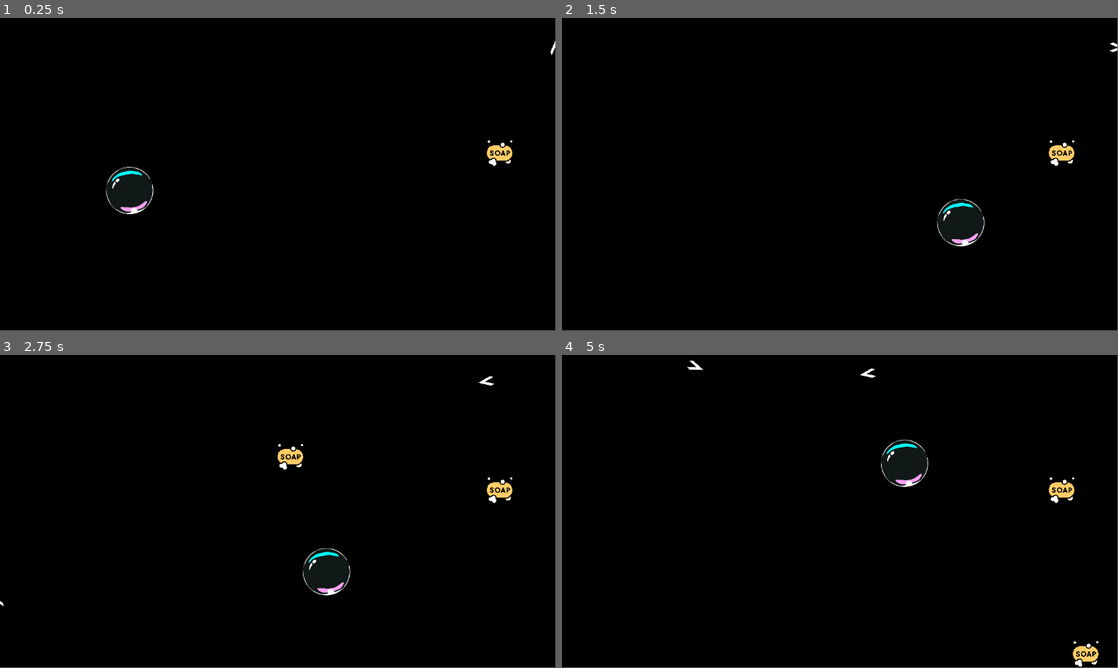
Above: before the commit, frames 1-4 (two rows, left to right).
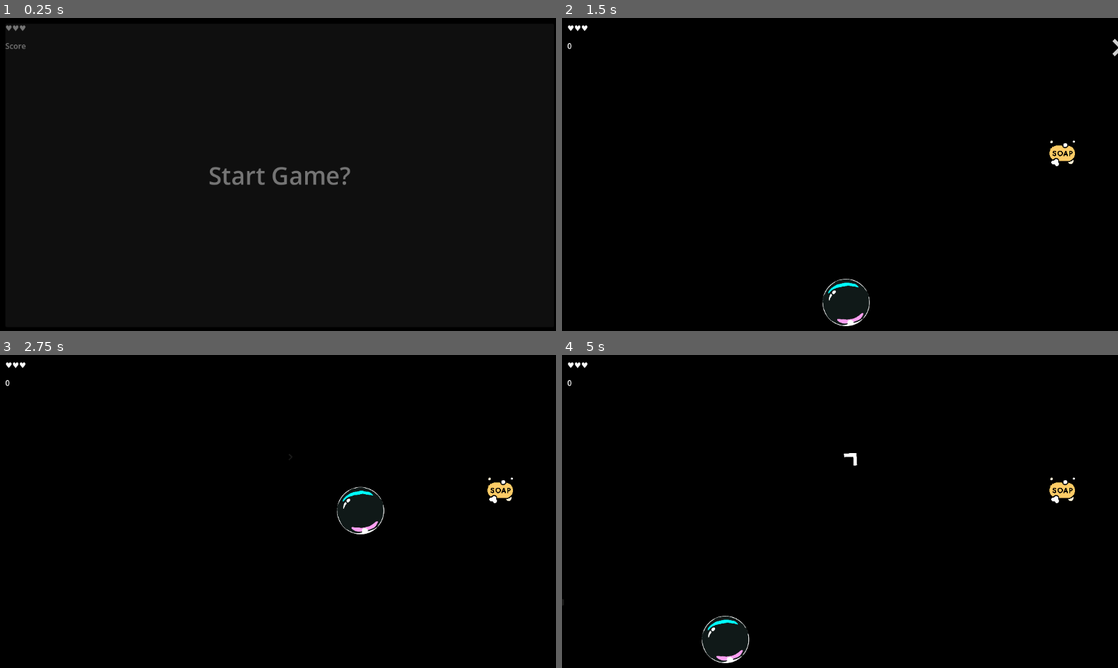
Above: after the commit, the same moments.

Repository: kickflip-games/ggj25
Game: Godot game, scene res://main.tscn
Same seed, same stepped clock (60 frames per second), same inputs: the game is played once before the commit and once after it.
Inputs (mouse positions are in pixels of both pictures, inside the frame that each line leads up to):
- Up to frame 1 (0.25 s): no input
- Up to frame 2 (1.5 s): click (840, 174) at 0.52 s; tap Enter at 1.25 s; move the mouse to (962, 158) at 1.27 s; tap Space at 1.35 s; click (962, 158) at 1.42 s
- Up to frame 3 (2.75 s): tap Space at 1.52, 1.82, 2.1, 2.27, 2.57 s; move the mouse to (166, 527) at 2.02 s; click (166, 527) at 2.17 s
- Up to frame 4 (5 s): move the mouse to (895, 442) at 2.77 s; tap Space at 2.85, 3.6, 3.77, 4.07, 4.35, 4.52, 4.82 s; click (895, 442) at 2.92 s; move the mouse to (812, 574) at 3.52 s; click (812, 574) at 3.67 s; move the mouse to (1006, 558) at 4.27 s; click (1006, 558) at 4.42 s
In our replay, the window is 799x449 before the commit and 800x450 after it. These sizes can differ from the game's own. Grey fills any space a smaller window leaves; there, only what the larger window draws over its background counts as a difference.

The runs differ from the first frame. In frame 1, 1.2% of the frame differs, in the area x 1-100%, y 2-63%; in frame 2, 2.2%; in frame 3, 2.5%; in frame 4, 2.6%, in the area x 0-97%, y 1-100%.

Commit message:
add hud

Diff:
--- /dev/null
+++ b/Entities/Enemy/bouncy.tres
@@ -0,0 +1,5 @@
+[gd_resource type="PhysicsMaterial" format=3 uid="uid://dtmwo31sg5cv6"]
+
+[resource]
+friction = 0.0
+bounce = 1.0
--- a/Entities/Enemy/enemy.gd
+++ b/Entities/Enemy/enemy.gd
@@ -1,4 +1,6 @@
+class_name Enemy
 extends RigidBody2D
+
 
 enum EnemyType{
 	STATIC,
@@ -8,26 +10,67 @@
 
 @onready var sprite = $Sprite2D
 @onready var hurt_area = $HurtArea
-@export var enemy_type:EnemyType = EnemyType.STATIC
+@export var enemy_type:EnemyType = EnemyType.BOUNCER
+@export var speed = 250
+@export var spawn_time=0.5
+@export var timeout_time = 10
 
 var has_started_moving:bool = false
+var _init_sprite_scale:Vector2
+var _is_dead:bool = false
 
 
 func _ready():
-	hurt_area.collision_occured.connect(die)
+	$CollisionShape2D.disabled = true
+	sleeping = true
+	_init_sprite_scale=sprite.scale
+	linear_damp = 0
+	angular_damp = 0
 
+
+	begin_spawn()
+
+
+
+
+func begin_spawn():
+	# Fade in effect
+	print("Spawn enemy")
+	sprite.scale = Vector2.ONE * 0.01
+	sprite.modulate.a = 0.1
+	var tween = create_tween().parallel()
+	tween.tween_property(sprite, "scale", _init_sprite_scale, spawn_time)
+	tween.tween_property(sprite, "modulate:a", 1, spawn_time)
+	tween.finished.connect(
+		func():
+				print("Enable ennemy colliders")
+				hurt_area.collision_occured.connect(die)
+				hurt_area.enabled = true
+				$CollisionShape2D.disabled = false
+				sleeping = false
+				custom_start_based_on_type()
+				$TimeoutTimer.start(timeout_time)
+	)
+
+
+func custom_start_based_on_type():
 	match enemy_type:
 		EnemyType.ARROW:
-			rotate_and_shoot_in_random_direction()
+			init_arrow_enemy()
 		EnemyType.BOUNCER:
-			# bounces either up and down, or left and right
-			# randomly assigned direction
-			pass
+			init_bouncer_enemy()
 		EnemyType.STATIC:
 			pass
 
 
-func rotate_and_shoot_in_random_direction():
+var direction:
+	get:
+		return Vector2(cos(rotation), sin(rotation)).normalized()
+
+
+func init_arrow_enemy():
+	# rotate_and_shoot_in_random_direction
+
 	# set a random rotation for transform
 	rotation = randf_range(0, 2 * PI)
 	var tween = create_tween()
@@ -39,22 +82,43 @@
 		func():
 			has_started_moving= true
 			angular_velocity = 0
-			var direction = Vector2(cos(rotation), sin(rotation)).normalized()
-			linear_velocity = direction * 200  # Adjust speed as desired
+			linear_velocity = direction * speed  # Adjust speed as desired
 	)
 
 
-func die():
-	print_debug("DIE")
-	hurt_area.queue_free()
-	linear_velocity=Vector2.ZERO
+func init_bouncer_enemy():
+	# point_and_start_bouncing
+	var tween = create_flash_tween()
+	tween.finished.connect(
+		func():
+			rotation = [0, PI / 2, PI, 3 * PI / 2][randi() % 4]
+			linear_velocity = direction * speed
+	)
+
+
+func create_flash_tween():
 	var tween = create_tween()
 		# Flash the sprite 3 times
 	for i in range(3):
 		# Fade out
 		tween.tween_property(sprite, "modulate:a", 0.2, 0.1)
 		tween.tween_property(sprite, "modulate:a", 1.0, 0.1)
+	return tween
 
+
+func die():
+
+	if _is_dead:
+		return
+
+	print_debug("DIE")
+	_is_dead = true
+	hurt_area.enabled = false
+	$CollisionShape2D.set_deferred("disabled",  true)
+
+	linear_velocity=Vector2.ZERO
+
+	var tween = create_flash_tween()
 	# After flashing, fade away
 	tween.tween_property(sprite, "modulate:a", 0.0, 0.5)
 
@@ -64,3 +128,14 @@
 
 	# Connect to the tween's finished signal to queue_free
 	tween.finished.connect(queue_free)
+
+
+func _on_body_entered(body):
+	if body is StaticBody2D:  # Use groups to identify walls
+		print("Collided with a wall")
+		if enemy_type == EnemyType.ARROW:
+			die()
+
+
+func _on_timeout_timer_timeout():
+	die()
--- a/Entities/Enemy/enemy.tscn
+++ b/Entities/Enemy/enemy.tscn
@@ -1,18 +1,21 @@
-[gd_scene load_steps=5 format=3 uid="uid://dqqaa3k8s5jx7"]
+[gd_scene load_steps=6 format=3 uid="uid://dqqaa3k8s5jx7"]
 
 [ext_resource type="Script" path="res://Entities/Enemy/enemy.gd" id="1_86qvl"]
-[ext_resource type="PackedScene" uid="uid://lq3iq80fj87f" path="res://Entities/Enemy/HurtArea.tscn" id="2_2ch2y"]
-[ext_resource type="Texture2D" uid="uid://botn2ausfdphf" path="res://Art/arrow_head.png" id="3_gcwpg"]
+[ext_resource type="PhysicsMaterial" uid="uid://dtmwo31sg5cv6" path="res://Entities/Enemy/bouncy.tres" id="1_ovdki"]
+[ext_resource type="PackedScene" uid="uid://lq3iq80fj87f" path="res://Entities/Enemy/hurt_area/HurtArea.tscn" id="2_2ch2y"]
+[ext_resource type="Texture2D" uid="uid://ngfk18cd58br" path="res://Art/square.png" id="3_e43mg"]
 
 [sub_resource type="RectangleShape2D" id="RectangleShape2D_lhbef"]
 
-[node name="Enemy" type="RigidBody2D"]
+[node name="Enemy" type="RigidBody2D" groups=["mobs"]]
 collision_layer = 2
-collision_mask = 6
+collision_mask = 4
+physics_material_override = ExtResource("1_ovdki")
 gravity_scale = 0.0
 contact_monitor = true
+max_contacts_reported = 5
 script = ExtResource("1_86qvl")
-enemy_type = 1
+enemy_type = 0
 
 [node name="HurtArea" parent="." instance=ExtResource("2_2ch2y")]
 collision_layer = 2
@@ -20,10 +23,17 @@
 [node name="Sprite2D" type="Sprite2D" parent="."]
 position = Vector2(-9.53674e-07, 0)
 rotation = 1.5708
-scale = Vector2(0.0539084, 0.14)
-texture = ExtResource("3_gcwpg")
+scale = Vector2(0.1, 0.1)
+texture = ExtResource("3_e43mg")
 
 [node name="CollisionShape2D" type="CollisionShape2D" parent="."]
 shape = SubResource("RectangleShape2D_lhbef")
+disabled = true
+
+[node name="TimeoutTimer" type="Timer" parent="."]
+wait_time = 10.0
+one_shot = true
 
 [connection signal="body_entered" from="." to="." method="_on_body_entered"]
+[connection signal="body_shape_entered" from="." to="." method="_on_body_shape_entered"]
+[connection signal="timeout" from="TimeoutTimer" to="." method="_on_timeout_timer_timeout"]
--- a/Entities/Enemy/hurt_area.gd
+++ /dev/null
@@ -1,11 +0,0 @@
-extends Area2D
-
-
-signal collision_occured
-
-func _on_body_entered(body):
-	if body is Player:
-		body.take_damage()
-		collision_occured.emit()
-	if body.is_in_group("WALLS"):
-		collision_occured.emit()
--- a/Entities/Enemy/HurtArea.tscn
+++ b/Entities/Enemy/hurt_area/HurtArea.tscn
@@ -1,6 +1,6 @@
 [gd_scene load_steps=3 format=3 uid="uid://lq3iq80fj87f"]
 
-[ext_resource type="Script" path="res://Entities/Enemy/hurt_area.gd" id="1_avda0"]
+[ext_resource type="Script" path="res://Entities/Enemy/hurt_area/hurt_area.gd" id="1_avda0"]
 
 [sub_resource type="CircleShape2D" id="CircleShape2D_tc471"]
 radius = 21.0238
--- /dev/null
+++ b/Entities/Enemy/hurt_area/hurt_area.gd
@@ -0,0 +1,15 @@
+extends Area2D
+
+
+signal collision_occured
+var enabled:bool = false
+
+
+
+func _on_body_entered(body):
+	if enabled:
+		if body is Player:
+			body.take_damage()
+			collision_occured.emit()
+		if body.is_in_group("WALLS"):
+			collision_occured.emit()
--- /dev/null
+++ b/Entities/Enemy/subtypes/enemy_arrow.tscn
@@ -0,0 +1,10 @@
+[gd_scene load_steps=3 format=3 uid="uid://cj356q6nq7ki5"]
+
+[ext_resource type="PackedScene" uid="uid://dqqaa3k8s5jx7" path="res://Entities/Enemy/enemy.tscn" id="1_4eqq6"]
+[ext_resource type="Texture2D" uid="uid://botn2ausfdphf" path="res://Art/arrow_head.png" id="2_473jq"]
+
+[node name="Enemy" instance=ExtResource("1_4eqq6")]
+enemy_type = 1
+
+[node name="Sprite2D" parent="." index="1"]
+texture = ExtResource("2_473jq")
--- /dev/null
+++ b/Entities/Enemy/subtypes/enemy_bouncer.tscn
@@ -0,0 +1,10 @@
+[gd_scene load_steps=3 format=3 uid="uid://dqjdei2tk5av3"]
+
+[ext_resource type="PackedScene" uid="uid://dqqaa3k8s5jx7" path="res://Entities/Enemy/enemy.tscn" id="1_4bw83"]
+[ext_resource type="Texture2D" uid="uid://cwv3nss2xuysg" path="res://Art/trapezoid.png" id="2_rjmk1"]
+
+[node name="Enemy" instance=ExtResource("1_4bw83")]
+enemy_type = 2
+
+[node name="Sprite2D" parent="." index="1"]
+texture = ExtResource("2_rjmk1")
--- /dev/null
+++ b/Entities/Enemy/wall.tres
@@ -0,0 +1,5 @@
+[gd_resource type="PhysicsMaterial" format=3 uid="uid://cnalljqlqufl3"]
+
+[resource]
+friction = 0.0
+bounce = 1.0
--- a/Entities/Pickup/pipckup.gd
+++ b/Entities/Pickup/pipckup.gd
@@ -1,9 +1,15 @@
+class_name Pickup
 extends Area2D
+
 
 @onready var sprite = $Sprite2D
 
+signal collected
+
 func _on_body_entered(body: Node2D) -> void:
 	if body is Player:
+		collected.emit()
+		$CollisionShape2D.set_deferred("disabled", true)
 		var tween = create_tween().set_parallel(true)
 		tween.tween_property(sprite, "scale", sprite.scale*2, 0.3)
 		tween.tween_property(sprite, "modulate:a", 0,0.3)
--- a/Entities/Pickup/pipckup.tscn
+++ b/Entities/Pickup/pipckup.tscn
@@ -5,7 +5,7 @@
 
 [sub_resource type="CircleShape2D" id="CircleShape2D_gt1bb"]
 
-[node name="Pick-up" type="Area2D"]
+[node name="Pick-up" type="Area2D" groups=["mobs"]]
 script = ExtResource("1_8v3bb")
 
 [node name="CollisionShape2D" type="CollisionShape2D" parent="."]
--- a/Entities/Player/player.gd
+++ b/Entities/Player/player.gd
@@ -1,8 +1,16 @@
 class_name Player
 extends CharacterBody2D
 
+const MAX_HP = 3
+
 @export var SPEED: float = 500.0
 @export var damage_cooldown_time:float = 1
+
+@onready var collision_shape:= $CollisionShape2D
+@onready var sprite:=$Sprite2D
+
+signal player_died
+signal player_taken_damage
 
 var Direction := {
 	0: Vector2(1, 0), # Right
@@ -12,16 +20,31 @@
 	-1: Vector2.ZERO
 }
 var curr_dir: int # Current direction
-
-var hp:int = 3
+var hp:int = MAX_HP
 var _can_take_damage:bool=true
+var _init_sprite_scale:Vector2
 
 
-@onready var collision_shape:= $CollisionShape2D
-@onready var sprite:=$Sprite2D
+
 
 func _ready() -> void:
 	curr_dir = 0
+	hide()
+	_init_sprite_scale = sprite.scale
+
+func start(pos):
+	position = pos
+	collision_shape.disabled = false
+	set_process_input(true)
+	set_physics_process(true)
+	sprite.modulate.a = 1
+	sprite.scale = _init_sprite_scale
+	hp=MAX_HP
+	_can_take_damage=true
+
+	show()
+
+
 
 func _physics_process(delta):
 	velocity = Direction[curr_dir] * SPEED
@@ -32,7 +55,10 @@
 		_environment_change_direction()
 
 func _input(event: InputEvent) -> void:
-	if event is InputEventKey and event.pressed and event.keycode == KEY_SPACE: # TODO: Make this more generic (e.g. key press at start)
+	var key_press = event is InputEventKey   and event.pressed
+	var mouse_press = event is InputEventMouseButton  and event.pressed
+
+	if key_press or mouse_press: # TODO: Make this more generic (e.g. key press at start)
 			_player_change_direction()
 
 # Change direction in looping clockwise orientation
@@ -45,15 +71,16 @@
 
 
 func take_damage():
-	if not _can_take_damage:
-		return
-	hp -= 1
+	if  _can_take_damage:
 
-	if hp <= 0:
-		die()
-	else:
-		var tween = create_flash_tween()
-		tween.finished.connect( func(): _can_take_damage = true)
+		_can_take_damage = false
+		hp -= 1
+		player_taken_damage.emit(hp)
+		if hp <= 0:
+			die()
+		else:
+			var tween = create_flash_tween()
+			tween.finished.connect( func(): _can_take_damage = true)
 
 
 func create_flash_tween():
@@ -70,7 +97,7 @@
 	# Disable player input and collision
 	set_process_input(false)
 	set_physics_process(false)
-	collision_shape.set_deferred("disabled", true)
+	collision_shape.call_deferred("set_disabled", true)
 
 	# Create a new Tween
 	var tween = create_flash_tween()
@@ -81,10 +108,12 @@
 	tween.parallel().tween_property(sprite, "rotation", PI/2, 0.5)
 	tween.parallel().tween_property(sprite, "scale", Vector2.ZERO, 0.5)
 
-	# Connect to the tween's finished signal to queue_free the player
-	tween.finished.connect(func():get_tree().reload_current_scene())
+	tween.finished.connect(
+		func():
+			player_died.emit()
+			hide()
+	)
 
-	# You might want to emit a signal here to inform other parts of your game
-	# emit_signal("player_died")
+
 
 	# restart
--- a/Entities/Player/player.tscn
+++ b/Entities/Player/player.tscn
@@ -6,7 +6,8 @@
 [sub_resource type="CircleShape2D" id="CircleShape2D_gb1tc"]
 
 [node name="Player" type="CharacterBody2D"]
-collision_mask = 7
+collision_mask = 6
+motion_mode = 1
 script = ExtResource("1_gb1tc")
 
 [node name="CollisionShape2D" type="CollisionShape2D" parent="."]
--- a/Entities/Spawner/spawner.gd
+++ b/Entities/Spawner/spawner.gd
@@ -1,7 +1,7 @@
 extends Area2D
 
 @export var pickup_scene: PackedScene
-@export var enemy_scene: PackedScene
+@export var enemy_scenes: Array[PackedScene]
 @export var spawn_interval: float = 2.0
 @export var max_pickups: int = 5
 @export var max_enemies:int = 3
@@ -14,21 +14,35 @@
 # waves can be something like (5 static enemies, 1 second apart), (2 static, 2 arrow enemies, 0 seconds apart)
 # etc...
 
+signal increment_score
+
 
 var _active_pickups: Array[Node2D] = []
 var _active_enemies: Array[Node2D] = []
 
 func _ready() -> void:
+	pickup_timer.timeout.connect(func():_spawn_entity(pickup_scene, _active_pickups, max_pickups))
+	enemy_timer.timeout.connect(func():_spawn_enemy())
 
+
+func start():
 	_spawn_entity(pickup_scene, _active_pickups, max_pickups)
 	pickup_timer.wait_time = spawn_interval
 	pickup_timer.start()
-	pickup_timer.timeout.connect(func():_spawn_entity(pickup_scene, _active_pickups, max_pickups))
 
-	_spawn_entity(enemy_scene, _active_enemies, max_enemies)
+	_spawn_enemy()
 	enemy_timer.wait_time = spawn_interval
 	enemy_timer.start()
-	enemy_timer.timeout.connect(func():_spawn_entity(enemy_scene, _active_enemies, max_enemies))
+
+
+func stop():
+	pickup_timer.stop()
+	enemy_timer.stop()
+
+func _spawn_enemy():
+	var enemy_scene = enemy_scenes[randi()%len(enemy_scenes)]
+	_spawn_entity(enemy_scene, _active_enemies, max_enemies)
+
 
 func _spawn_entity(packed_scene:PackedScene, current_list:Array[Node2D], max_amount:int) -> void:
 	if packed_scene and current_list.size() < max_amount:
@@ -58,7 +72,14 @@
 		current_list.append(_instance)
 		_instance.tree_exiting.connect(_on_instance_removed.bind(_instance, current_list))
 
+		if _instance is Pickup:
+			_instance.collected.connect(_on_pickup_colleceted)
+
 		#print("Pickup spawned! Total: ", _active_pickups.size(), " Position: ", pickup_instance.position)
 
 func _on_instance_removed(instance: Node2D,scene_list:Array[Node2D]) -> void:
 	scene_list.erase(instance)
+
+
+func _on_pickup_colleceted():
+	increment_score.emit()
--- a/Entities/Spawner/spawner.tscn
+++ b/Entities/Spawner/spawner.tscn
@@ -1,8 +1,10 @@
-[gd_scene load_steps=5 format=3 uid="uid://cc81r7ciyn7gv"]
+[gd_scene load_steps=7 format=3 uid="uid://cc81r7ciyn7gv"]
 
 [ext_resource type="Script" path="res://Entities/Spawner/spawner.gd" id="1_ycmp0"]
 [ext_resource type="PackedScene" uid="uid://vadgf0jnph44" path="res://Entities/Pickup/pipckup.tscn" id="2_fgxaw"]
 [ext_resource type="PackedScene" uid="uid://dqqaa3k8s5jx7" path="res://Entities/Enemy/enemy.tscn" id="3_geb5j"]
+[ext_resource type="PackedScene" uid="uid://cj356q6nq7ki5" path="res://Entities/Enemy/subtypes/enemy_arrow.tscn" id="4_7pv1v"]
+[ext_resource type="PackedScene" uid="uid://dqjdei2tk5av3" path="res://Entities/Enemy/subtypes/enemy_bouncer.tscn" id="5_dr4gn"]
 
 [sub_resource type="RectangleShape2D" id="RectangleShape2D_4ocvq"]
 size = Vector2(1166, 660)
@@ -10,7 +12,7 @@
 [node name="Spawner" type="Area2D"]
 script = ExtResource("1_ycmp0")
 pickup_scene = ExtResource("2_fgxaw")
-enemy_scene = ExtResource("3_geb5j")
+enemy_scenes = Array[PackedScene]([ExtResource("3_geb5j"), ExtResource("4_7pv1v"), ExtResource("5_dr4gn")])
 
 [node name="CollisionShape2D" type="CollisionShape2D" parent="."]
 position = Vector2(330.5, 176)
--- /dev/null
+++ b/HUD/HUD.tscn
@@ -0,0 +1,55 @@
+[gd_scene load_steps=3 format=3 uid="uid://7joo32ifr0u8"]
+
+[ext_resource type="Script" path="res://HUD/hud.gd" id="1_h3xh4"]
+[ext_resource type="LabelSettings" uid="uid://cl75yjfkakdb8" path="res://HUD/large_text.tres" id="2_kpn8b"]
+
+[node name="Hud" type="Control"]
+layout_mode = 3
+anchors_preset = 15
+anchor_right = 1.0
+anchor_bottom = 1.0
+grow_horizontal = 2
+grow_vertical = 2
+script = ExtResource("1_h3xh4")
+
+[node name="MarginContainer" type="MarginContainer" parent="."]
+layout_mode = 0
+offset_right = 1157.0
+offset_bottom = 648.0
+theme_override_constants/margin_left = 10
+theme_override_constants/margin_top = 10
+theme_override_constants/margin_right = 10
+theme_override_constants/margin_bottom = 10
+
+[node name="VBoxContainer" type="VBoxContainer" parent="MarginContainer"]
+layout_mode = 2
+size_flags_horizontal = 0
+size_flags_vertical = 0
+
+[node name="HealthLabel" type="Label" parent="MarginContainer/VBoxContainer"]
+custom_minimum_size = Vector2(30, 30)
+layout_mode = 2
+size_flags_horizontal = 0
+size_flags_vertical = 8
+text = "♥♥♥"
+
+[node name="ScoreLabel" type="Label" parent="MarginContainer/VBoxContainer"]
+custom_minimum_size = Vector2(30, 30)
+layout_mode = 2
+size_flags_horizontal = 0
+size_flags_vertical = 0
+text = "Score"
+
+[node name="GameText" type="Label" parent="MarginContainer"]
+layout_mode = 2
+size_flags_horizontal = 4
+text = "Start Game?"
+label_settings = ExtResource("2_kpn8b")
+
+[node name="MarginContainer" type="MarginContainer" parent="MarginContainer"]
+layout_mode = 2
+
+[node name="StartGameButton" type="Button" parent="MarginContainer/MarginContainer"]
+layout_mode = 2
+
+[connection signal="pressed" from="MarginContainer/MarginContainer/StartGameButton" to="." method="_on_start_game_button_pressed"]
--- /dev/null
+++ b/HUD/hud.gd
@@ -0,0 +1,41 @@
+extends Control
+
+@onready var game_text:= $MarginContainer/GameText
+@onready var score_text:= $MarginContainer/VBoxContainer/ScoreLabel
+@onready var health_text:= $MarginContainer/VBoxContainer/HealthLabel
+@onready var start_button:= $MarginContainer/MarginContainer/StartGameButton
+
+const HEART_CHAR = '♥'
+const EMPTY_HEART_CHAR = '♡'
+const MAX_HP = 3
+
+signal start_game
+
+func update_score(score):
+	score_text.text = str(score)
+
+func update_health(health):
+	var hearts_display = HEART_CHAR.repeat(health) + EMPTY_HEART_CHAR.repeat(MAX_HP - health)
+	health_text.text = hearts_display
+
+func show_game_over():
+	_show_message("Game Over")
+	start_button.show()
+
+
+func show_start_game_txt():
+	_show_message("Start game?")
+
+
+func _show_message(text):
+	game_text.text = text
+	game_text.show()
+
+
+func _on_start_game_button_pressed():
+	start_button.hide()
+	game_text.hide()
+	update_health(MAX_HP)
+	update_score(0)
+	print_debug("Start game pressed")
+	start_game.emit()
--- /dev/null
+++ b/HUD/large_text.tres
@@ -0,0 +1,4 @@
+[gd_resource type="LabelSettings" format=3 uid="uid://cl75yjfkakdb8"]
+
+[resource]
+font_size = 50
--- /dev/null
+++ b/main.gd
@@ -0,0 +1,38 @@
+extends Node2D
+
+@onready var player:=$Player
+@onready var spawner:=$Spawner
+@onready var hud:=$Hud
+
+var score = 0
+
+
+
+
+func game_over():
+	hud.show_game_over()
+	spawner.stop()
+
+func new_game():
+	# clear any already present mobs
+	get_tree().call_group("mobs", "queue_free")
+	score = 0
+	player.start($StartPositionMarker.position)
+	spawner.start()
+
+func _on_hud_start_game():
+	new_game()
+
+
+func _on_player_player_died():
+	game_over()
+
+
+func _on_player_player_taken_damage(hp:int):
+	hud.update_health(hp)
+
+
+
+func _on_spawner_increment_score():
+	score += 1
+	hud.update_score(score)
--- a/main.tscn
+++ b/main.tscn
@@ -1,64 +1,88 @@
-[gd_scene load_steps=5 format=3 uid="uid://cwppfyu0kwj2h"]
+[gd_scene load_steps=10 format=3 uid="uid://cwppfyu0kwj2h"]
 
+[ext_resource type="Script" path="res://main.gd" id="1_lsa5w"]
 [ext_resource type="PackedScene" uid="uid://brqlxi1h6j658" path="res://Entities/Player/player.tscn" id="1_uhqqe"]
+[ext_resource type="PhysicsMaterial" uid="uid://cnalljqlqufl3" path="res://Entities/Enemy/wall.tres" id="3_5otxf"]
 [ext_resource type="PackedScene" uid="uid://cc81r7ciyn7gv" path="res://Entities/Spawner/spawner.tscn" id="3_a5gx5"]
+[ext_resource type="PackedScene" uid="uid://7joo32ifr0u8" path="res://HUD/HUD.tscn" id="4_4td82"]
 
-[sub_resource type="RectangleShape2D" id="RectangleShape2D_ia1lp"]
-size = Vector2(1152, 11)
+[sub_resource type="WorldBoundaryShape2D" id="WorldBoundaryShape2D_lcceg"]
 
-[sub_resource type="RectangleShape2D" id="RectangleShape2D_uhqqe"]
-size = Vector2(11.25, 645.906)
+[sub_resource type="WorldBoundaryShape2D" id="WorldBoundaryShape2D_1q758"]
+normal = Vector2(0, 1)
 
-[node name="TestScene" type="Node2D"]
+[sub_resource type="WorldBoundaryShape2D" id="WorldBoundaryShape2D_opjrx"]
+normal = Vector2(-1, 0)
+
+[sub_resource type="WorldBoundaryShape2D" id="WorldBoundaryShape2D_7isrg"]
+normal = Vector2(1, 0)
+
+[node name="Main" type="Node2D"]
+script = ExtResource("1_lsa5w")
+
+[node name="Camera2D" type="Camera2D" parent="."]
+position = Vector2(575, 322)
+
+[node name="StartPositionMarker" type="Node2D" parent="."]
+position = Vector2(571, 321)
 
 [node name="Player" parent="." instance=ExtResource("1_uhqqe")]
 position = Vector2(143, 356)
 
-[node name="GameBounds" type="Node2D" parent="." groups=["WALLS"]]
+[node name="GameBounds" type="Node2D" parent="."]
 position = Vector2(-1, 2)
 
-[node name="StaticBody2D" type="StaticBody2D" parent="GameBounds"]
+[node name="StaticBody2D" type="StaticBody2D" parent="GameBounds" groups=["WALLS"]]
 collision_layer = 4
-collision_mask = 5
+collision_mask = 3
+physics_material_override = ExtResource("3_5otxf")
 
 [node name="CollisionShape2D4" type="CollisionShape2D" parent="GameBounds/StaticBody2D" groups=["WALLS"]]
 position = Vector2(577, 652)
-shape = SubResource("RectangleShape2D_ia1lp")
+shape = SubResource("WorldBoundaryShape2D_lcceg")
 
-[node name="StaticBody2D2" type="StaticBody2D" parent="GameBounds"]
+[node name="StaticBody2D2" type="StaticBody2D" parent="GameBounds" groups=["WALLS"]]
 collision_layer = 4
-collision_mask = 5
+collision_mask = 3
+physics_material_override = ExtResource("3_5otxf")
 
 [node name="CollisionShape2D3" type="CollisionShape2D" parent="GameBounds/StaticBody2D2" groups=["WALLS"]]
 position = Vector2(577, -7.5)
-shape = SubResource("RectangleShape2D_ia1lp")
+shape = SubResource("WorldBoundaryShape2D_1q758")
 
-[node name="StaticBody2D3" type="StaticBody2D" parent="GameBounds"]
+[node name="StaticBody2D3" type="StaticBody2D" parent="GameBounds" groups=["WALLS"]]
 collision_layer = 4
-collision_mask = 5
+collision_mask = 3
+physics_material_override = ExtResource("3_5otxf")
 
 [node name="CollisionShape2D2" type="CollisionShape2D" parent="GameBounds/StaticBody2D3" groups=["WALLS"]]
 position = Vector2(1159, 321.906)
-shape = SubResource("RectangleShape2D_uhqqe")
+shape = SubResource("WorldBoundaryShape2D_opjrx")
 
-[node name="StaticBody2D4" type="StaticBody2D" parent="GameBounds"]
+[node name="StaticBody2D4" type="StaticBody2D" parent="GameBounds" groups=["WALLS"]]
 collision_layer = 4
-collision_mask = 5
+collision_mask = 3
+physics_material_override = ExtResource("3_5otxf")
 
 [node name="CollisionShape2D" type="CollisionShape2D" parent="GameBounds/StaticBody2D4" groups=["WALLS"]]
 position = Vector2(-4.375, 324.047)
-shape = SubResource("RectangleShape2D_uhqqe")
+shape = SubResource("WorldBoundaryShape2D_7isrg")
 
 [node name="Spawner" parent="." instance=ExtResource("3_a5gx5")]
 show_behind_parent = true
 top_level = true
-max_enemies = 10
+max_pickups = 1
+max_enemies = 5
 
 [node name="CollisionShape2D" parent="Spawner" index="0"]
 position = Vector2(573, 320)
 debug_color = Color(0.439216, 0.572549, 0.494118, 0.215686)
 
-[node name="Camera2D" type="Camera2D" parent="."]
-position = Vector2(575, 322)
+[node name="Hud" parent="." instance=ExtResource("4_4td82")]
+
+[connection signal="player_died" from="Player" to="." method="_on_player_player_died"]
+[connection signal="player_taken_damage" from="Player" to="." method="_on_player_player_taken_damage"]
+[connection signal="increment_score" from="Spawner" to="." method="_on_spawner_increment_score"]
+[connection signal="start_game" from="Hud" to="." method="_on_hud_start_game"]
 
 [editable path="Spawner"]
--- a/project.godot
+++ b/project.godot
@@ -15,9 +15,10 @@
 run/main_scene="res://main.tscn"
 config/features=PackedStringArray("4.3", "GL Compatibility")
 
-[global_group]
+[display]
 
-WALLS=""
+window/stretch/mode="viewport"
+window/stretch/aspect="expand"
 
 [layer_names]
 
@@ -25,6 +26,11 @@
 2d_physics/layer_2="Enemy"
 2d_physics/layer_3="Walls"
 
+[physics]
+
+2d/default_linear_damp=0.0
+2d/default_angular_damp=0.0
+
 [rendering]
 
 renderer/rendering_method="gl_compatibility"
